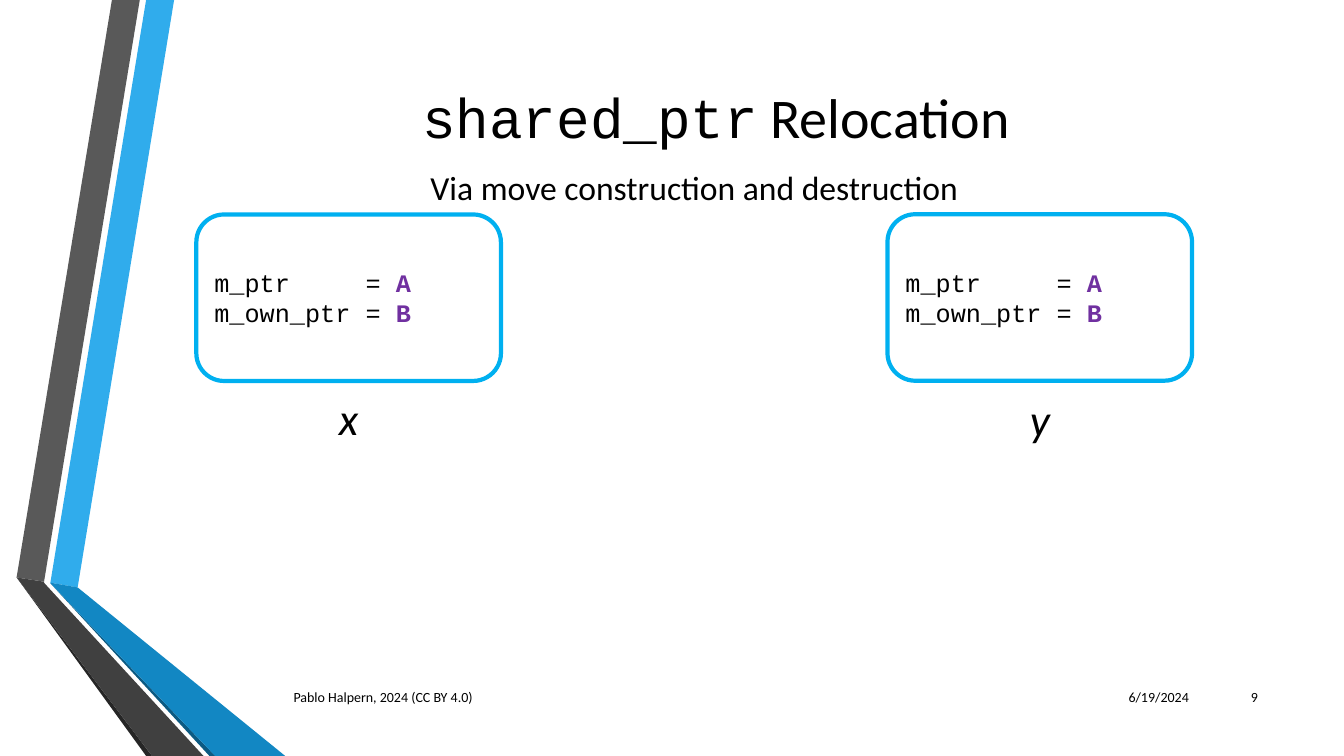
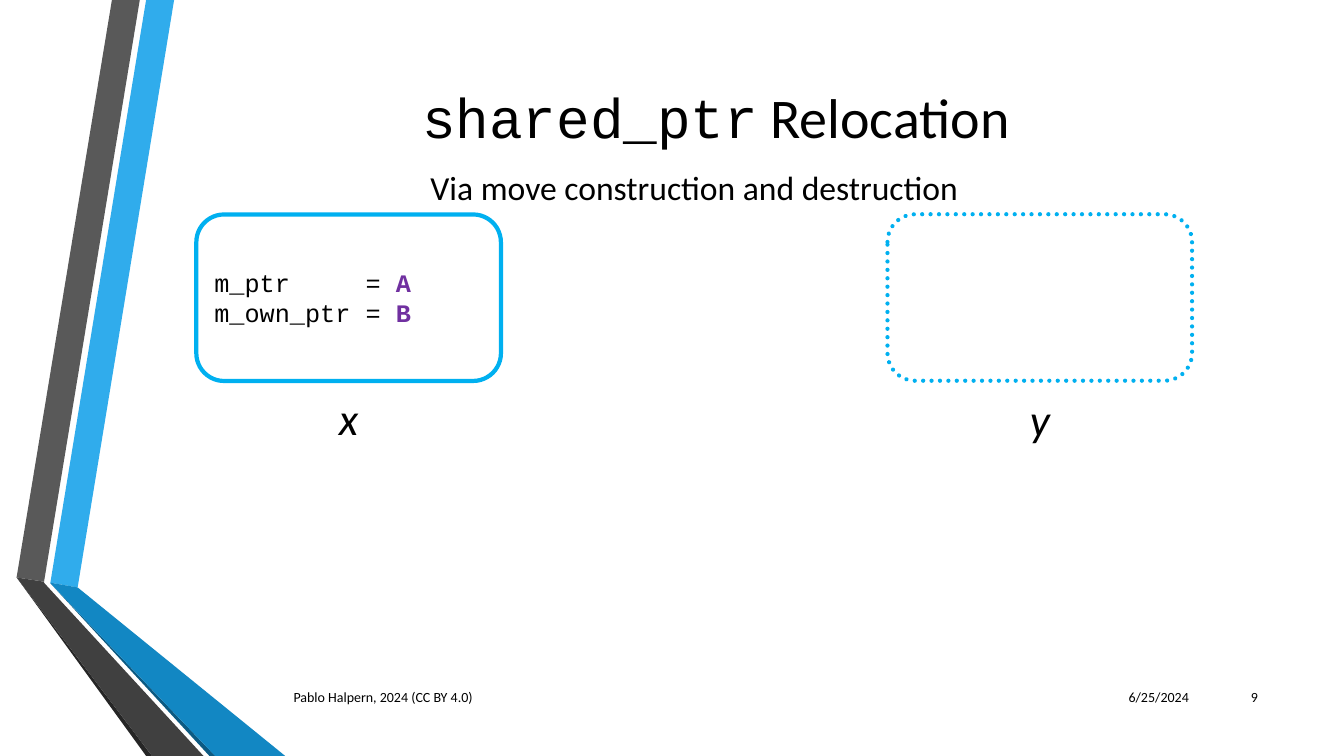
Before and after one commit to phalpern/WG21-halpern, a slide deck: slide 9 of relocate/Trivial Relocation - St. Louis 06-2024.pptx. Drawn at 1344x756 pixels with LibreOffice and Linux fonts; fonts in the diff are those of the drawing; background and template pictures are left out. Boxes give left, top, right and bottom in pixels: in the first picture for what was removed or moved away, otherwise in the second. Text is boxed around its words. In the diff, an @@ line names an element or a change of style, - is before the commit and + after.

```diff
--- a/relocate/Trivial Relocation - St. Louis 06-2024.pptx
+++ b/relocate/Trivial Relocation - St. Louis 06-2024.pptx
@@ rounded rectangle at [887,215,1192,381]: fill #FFFFFF to none; outline #00B0F0 3 pt to #00B0F0 3 pt dashed @@
@@ text in rounded rectangle at [905,275,1102,328]: text removed @@
-m_ptr = A
-m_own_ptr = B
@@ text at [1129,692,1189,703]: text changed @@
-6/19/2024
+6/25/2024
```
Also in this commit, not shown: 44 other slides changed.
